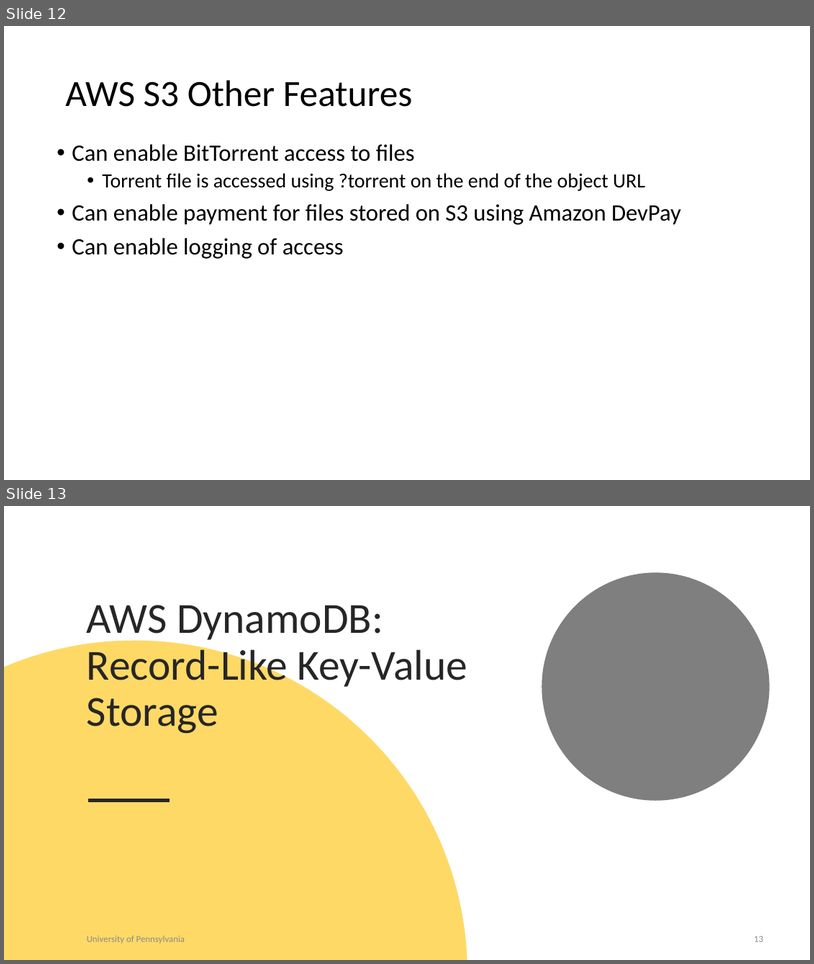
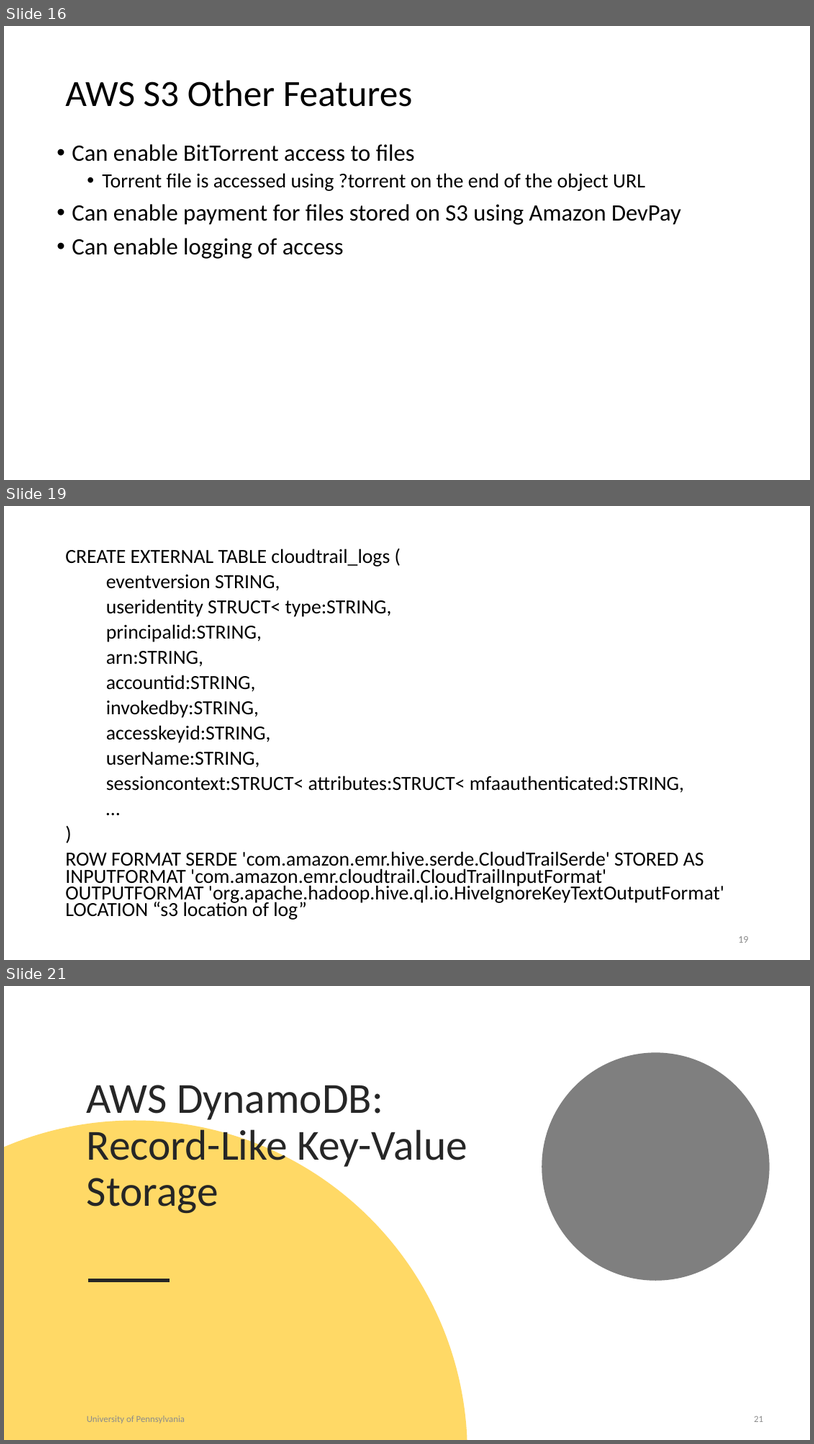
Before and after one commit to uwacsp/cits5503, a slide deck: Lectures/CITS5503LectureStorage.pptx. Shown one above the other, each under a label of ours: slides 12 and 13 before the commit, slides 16, 19 and 21 after it; the slides between them are not shown. The pictures are 814x964 and 814x1444 pixels, drawn with LibreOffice and Linux fonts; fonts in the diff are those of the drawing. Boxes give left, top, right and bottom in pixels: in the first picture for what was removed or moved away, otherwise in the second. Text is boxed around its words. In the diff, an @@ line names an element or a change of style, - is before the commit and + after.

```diff
--- a/Lectures/CITS5503LectureStorage.pptx
+++ b/Lectures/CITS5503LectureStorage.pptx
@@ slide 19 added at bbox=[4, 506, 810, 960], background #FFFFFF @@
@@ text added at bbox=[65, 548, 725, 919], 23.8 pt, text #000000 @@
+CREATE EXTERNAL TABLE cloudtrail_logs (
+eventversion STRING,
+useridentity STRUCT< type:STRING,
+principalid:STRING,
+arn:STRING,
+accountid:STRING,
+invokedby:STRING,
+accesskeyid:STRING,
+userName:STRING,
+sessioncontext:STRUCT< attributes:STRUCT< mfaauthenticated:STRING,
+…
+)
+ROW FORMAT SERDE 'com.amazon.emr.hive.serde.CloudTrailSerde' STORED AS INPUTFORMAT 'com.amazon.emr.cloudtrail.CloudTrailInputFormat' OUTPUTFORMAT 'org.apache.hadoop.hive.ql.io.HiveIgnoreKeyTextOutputFormat' LOCATION “s3 location of log”
@@ page number added at bbox=[738, 936, 748, 942], 12 pt, text #8C8C8C @@
+19
@@ what was slide 12 is now slide 16 @@
@@ what was slide 13 is now slide 21 @@
@@ page number at bbox=[754, 1416, 764, 1422]: text changed @@
-13
+21
```
Also in this commit, not shown: 2 slides changed, 7 other slides added, 1 other file.
